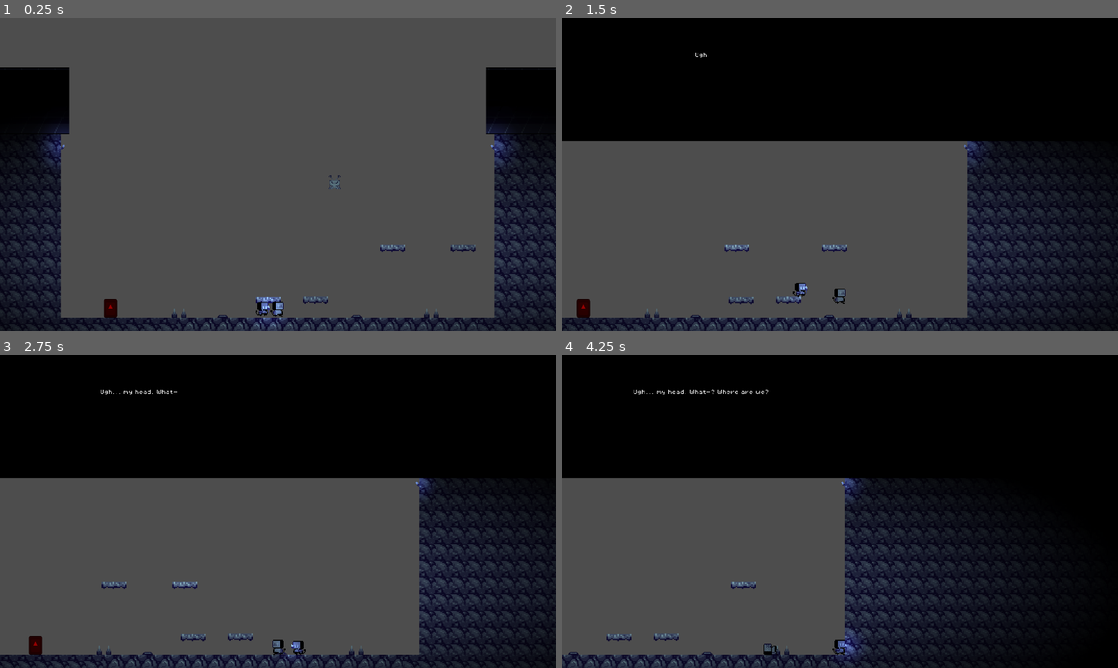
Above: before the commit, frames 1-4 (two rows, left to right).
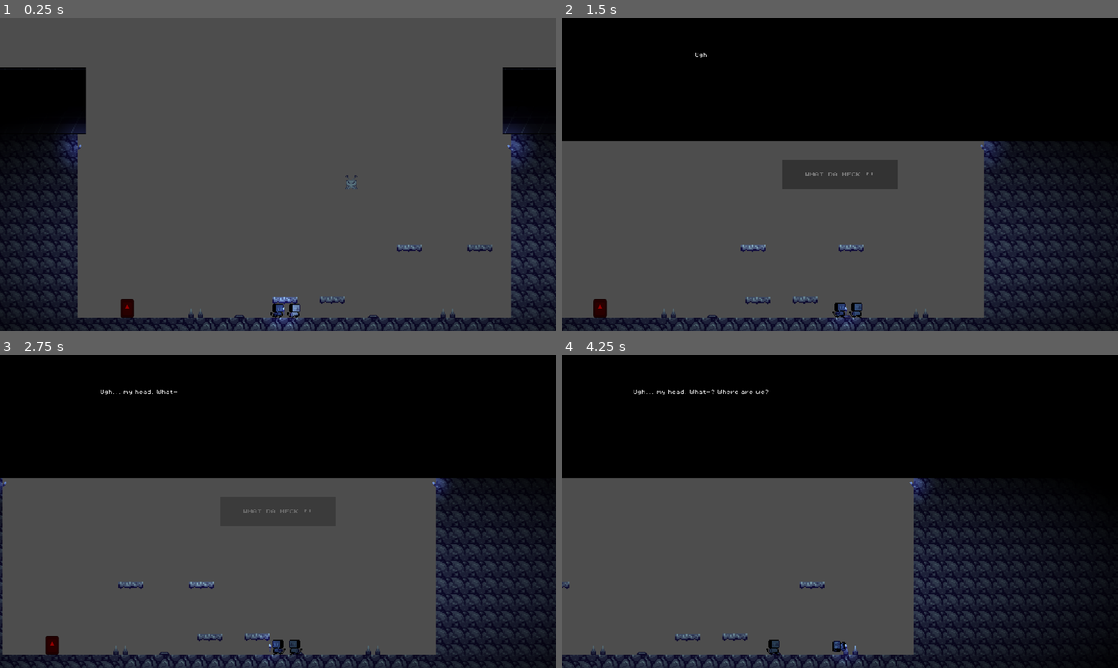
Above: after the commit, the same moments.

Repository: AkitooSama/untitled-project-2
Game: Godot game, scene res://levels/level_1.tscn
Same seed, same stepped clock (60 frames per second), same inputs: the game is played once before the commit and once after it. The project has no main scene, so this scene is started directly. The engine's default icon, where the game draws it, is replaced by a stand-in: a white triangle on a blue panel in a dark square.
Inputs (mouse positions are in pixels of both pictures, inside the frame that each line leads up to):
- Up to frame 1 (0.25 s): no input
- Up to frame 2 (1.5 s): tap Enter (enter) at 0.5 s; move the mouse to (962, 158) at 0.52 s; hold Alt (toggle_follow) 0.53-1.28 s; hold D (right) from 0.53 s (still down); tap Space (jump) at 0.77 s; move the mouse to (728, 190) at 1.27 s; tap G (dailogue) at 1.35 s
- Up to frame 3 (2.75 s): tap Space (jump) at 1.52 s; tap Alt (toggle_follow) at 1.55 s; move the mouse to (333, 442) at 2.02 s; release D (right) at 2.03 s; hold A (left) from 2.03 s (still down); hold Alt (toggle_follow) from 2.03 s (still down); tap Enter (enter) at 2.1 s
- Up to frame 4 (4.25 s): move the mouse to (812, 574) at 2.77 s; release A (left) at 2.78 s; release Alt (toggle_follow) at 2.78 s; hold D (right) from 2.78 s (still down); tap Ctrl (switch_player) at 2.85 s; tap Space (jump) at 3.02, 3.77 s; tap Alt (toggle_follow) at 3.05 s; move the mouse to (1006, 558) at 3.52 s; hold Alt (toggle_follow) from 3.53 s (still down)

The runs differ from the first frame. In frame 1, 6.7% of the frame differs, in the area x 7-96%, y 15-100%; in frame 2, 5.2%; in frame 3, 3.3%; in frame 4, 11%, in the area x 0-100%, y 39-100%.
Error in both runs: Invalid access to property or key 'settings' on a base object of type 'Dictionary'. (res://scripts/pause_menu.gd:139)

Commit message:
added player color change when change states

Diff:
--- a/levels/level_1.tscn
+++ b/levels/level_1.tscn
@@ -1813,7 +1813,7 @@
 position = Vector2(-16, -20)
 collision_layer = 18
 follow_target = NodePath("../PlayerTwo")
-is_controlled = true
+is_following = true
 
 [node name="Debugger" parent="GameManager/Level/Players/PlayerOne" node_paths=PackedStringArray("player") instance=ExtResource("5_o884h")]
 player = NodePath("..")
@@ -1828,7 +1828,7 @@
 position = Vector2(-64, -22)
 collision_layer = 18
 follow_target = NodePath("../PlayerOne")
-is_following = true
+is_controlled = true
 player_2_anims = true
 
 [node name="Torch" parent="GameManager/Level/Players/PlayerTwo" instance=ExtResource("6_ep864")]
--- a/scripts/game_manager.gd
+++ b/scripts/game_manager.gd
@@ -48,6 +48,8 @@
 func _input(event):
 	if event.is_action_pressed("switch_player"):
 		switch_player()
+	elif event.is_action_pressed("toggle_follow"):
+		toggle_follow_status()
 
 	if save_data["unlocked_levels"].is_empty():
 		if event.is_action_pressed("dailogue"):
@@ -67,8 +69,6 @@
 					{"speaker": 2, "text": "Then we better be careful. Whatever this place is... it's unstable."}
 				])
 
-	elif event.is_action_pressed("toggle_follow"):
-		toggle_follow_status()
 
 func save_to_file():
 	var file = FileAccess.open(SAVE_PATH, FileAccess.WRITE)
@@ -103,4 +103,4 @@
 	if not current_player:
 		return
 
-	current_player.is_following = not current_player.is_following
+	current_player.toggle_follow_status()
--- a/scripts/player.gd
+++ b/scripts/player.gd
@@ -41,6 +41,8 @@
 		animated_sprite_2.hide()
 		animated_sprite_2d = animated_sprite_1
 
+	update_visual_state()
+
 func _physics_process(delta: float) -> void:
 	if is_typing:
 		return
@@ -52,11 +54,16 @@
 		jump_dust.emitting = true
 		was_in_air = false
 
+	if not is_on_floor():
+		velocity += get_gravity() * delta
+
 	if is_controlled:
 		handle_movement(delta)
 		camera.make_current()
 	elif is_following:
 		follow_player(delta)
+	else:
+		velocity.x = move_toward(velocity.x, 0, SPEED)
 
 	move_and_slide()
 
@@ -125,6 +132,7 @@
 		velocity.x = move_toward(velocity.x, 0, SPEED)
 		animated_sprite_2d.play("idle")
 
+
 func take_damage(amount: int) -> void:
 	dead = true
 	footstep_sound.stop()
@@ -143,3 +151,17 @@
 	var floating_offset = Vector2(0, sin(time_elapsed * levitate_speed) * levitate_amplitude)
 
 	torch.global_position = torch.global_position.lerp(global_position + target_offset + floating_offset, 0.2)
+
+
+func toggle_follow_status():
+	is_following = !is_following
+	update_visual_state()
+
+	if not is_following:
+		velocity = Vector2.ZERO
+
+func update_visual_state():
+	if is_following:
+		animated_sprite_2d.modulate = Color(1, 1, 1, 1)
+	else:
+		animated_sprite_2d.modulate = Color(0.5, 0.6, 0.7, 1)
